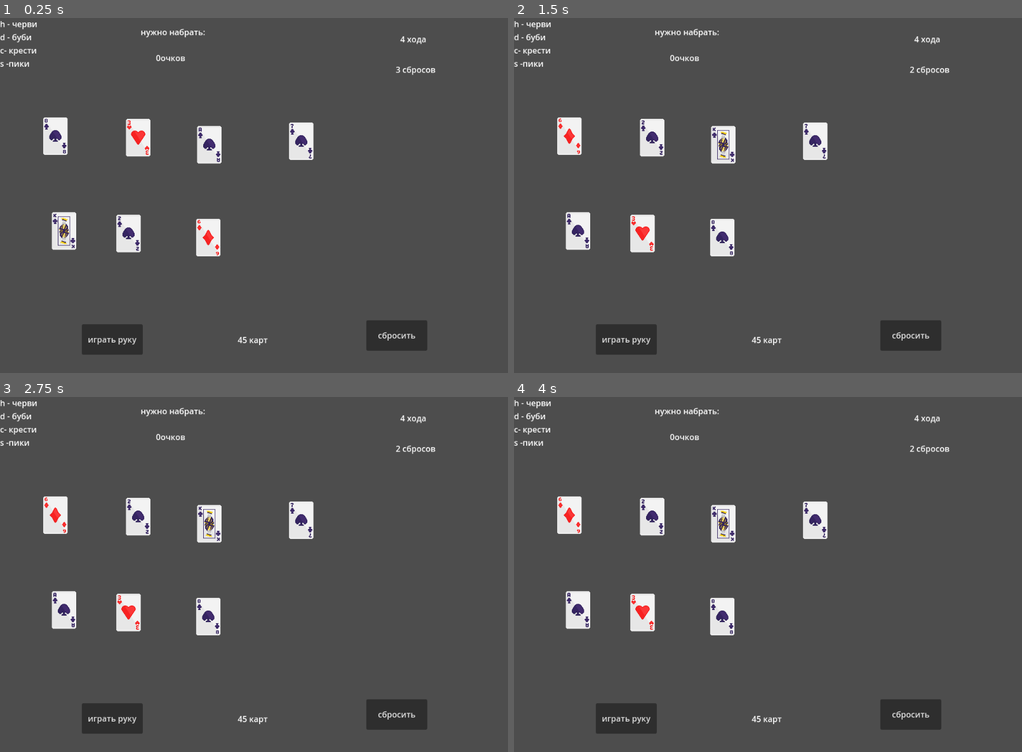
Above: before the commit, frames 1-4 (two rows, left to right).
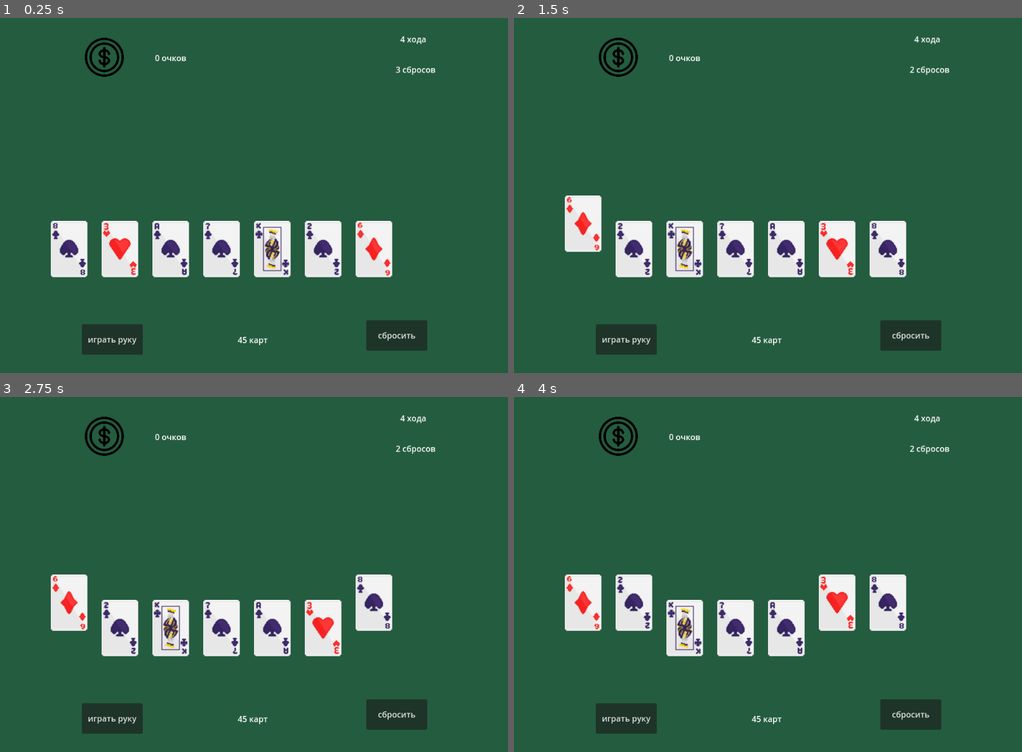
Above: after the commit, the same moments.

Repository: veingoos/shapito
Game: Godot game, scene res://game.tscn
Same seed, same stepped clock (60 frames per second), same inputs: the game is played once before the commit and once after it.
Inputs (mouse positions are in pixels of both pictures, inside the frame that each line leads up to; where the layout moved, square brackets give the same spot in the first picture):
- Up to frame 1 (0.25 s): no input
- Up to frame 2 (1.5 s): click "сбросить" at 0.5 s; click (590, 248) [574, 135] at 1.25 s
- Up to frame 3 (2.75 s): click (381, 627) [213, 617] at 2 s
- Up to frame 4 (4 s): click (641, 627) [656, 517] at 2.75 s; click (844, 627) [646, 613] at 3.5 s

The runs differ from the first frame. In frame 1, 97% of the frame differs, in the area x 0-100%, y 0-100%; in frame 2, 97%; in frame 3, 97%; in frame 4, 97%.

Commit message:
texturing
hd

Diff:
--- a/test/Game.gd
+++ b/test/Game.gd
@@ -3,13 +3,13 @@
 @onready var test = $Button
 
 
-@onready var Card_1 = $Card_1
-@onready var Card_2 = $Card_2
-@onready var Card_3 = $Card_3
-@onready var Card_4 = $Card_4
-@onready var Card_5 = $Card_5
-@onready var Card_6 = $Card_6
-@onready var Card_7 = $Card_7
+@onready var Card_1 = $ColorRect/Card_1
+@onready var Card_2 = $ColorRect/Card_2
+@onready var Card_3 = $ColorRect/Card_3
+@onready var Card_4 = $ColorRect/Card_4
+@onready var Card_5 = $ColorRect/Card_5
+@onready var Card_6 = $ColorRect/Card_6
+@onready var Card_7 = $ColorRect/Card_7
 
 @onready var card_1_pressed: bool = false
 @onready var card_2_pressed: bool = false
@@ -19,14 +19,14 @@
 @onready var card_6_pressed: bool = false
 @onready var card_7_pressed: bool = false
 
-@onready var Play_Hand = $Play_Hand
-@onready var Discard = $Discard
-
-@onready var My_Account = $My_Account
-@onready var Required_Account = $Required_Account
-@onready var Deck = $Deck
-@onready var Move = $Move
-@onready var Reset = $Reset
+@onready var Play_Hand = $ColorRect/Play_Hand
+@onready var Discard = $ColorRect/Discard
+
+@onready var My_Account = $ColorRect/My_Account
+@onready var Required_Account = $ColorRect/Required_Account
+@onready var Deck = $ColorRect/Deck
+@onready var Move = $ColorRect/Move
+@onready var Reset = $ColorRect/Reset
 
 var deck = []
 var hand = []
@@ -284,11 +284,8 @@
 				_total_account += i[0]
 
 
-
-
 	for ind in indices:
 		_total_account += rank_order[str(ind["rank"])]
-
 	_total_account *= combo
 	Record.my_account = Record.my_account + _total_account
 
@@ -299,7 +296,15 @@
 	hand = deal_hand(deck)
 
 	Deck.text = str(deck.size()) + " карт"
-	My_Account.text = str(Record.my_account) + "очков"
+	My_Account.text = str(Record.my_account) + " очков"
+
+	$ColorRect/Card_1.position.y = 400
+	$ColorRect/Card_2.position.y = 400
+	$ColorRect/Card_3.position.y = 400
+	$ColorRect/Card_4.position.y = 400
+	$ColorRect/Card_5.position.y = 400
+	$ColorRect/Card_6.position.y = 400
+	$ColorRect/Card_7.position.y = 400
 
 	var card_1_texture = load("res://texturecards/"+str(hand[0]["imgcard"])+".png")
 	var card_2_texture = load("res://texturecards/"+str(hand[1]["imgcard"])+".png")
@@ -401,6 +406,14 @@
 		print("Сбросов нет")
 		pass
 
+	$ColorRect/Card_1.position.y = 400
+	$ColorRect/Card_2.position.y = 400
+	$ColorRect/Card_3.position.y = 400
+	$ColorRect/Card_4.position.y = 400
+	$ColorRect/Card_5.position.y = 400
+	$ColorRect/Card_6.position.y = 400
+	$ColorRect/Card_7.position.y = 400
+
 	var card_1_texture = load("res://texturecards/"+str(hand[0]["imgcard"])+".png")
 	var card_2_texture = load("res://texturecards/"+str(hand[1]["imgcard"])+".png")
 	var card_3_texture = load("res://texturecards/"+str(hand[2]["imgcard"])+".png")
@@ -439,6 +452,14 @@
 	deck = shuffle_deck(deck)
 	hand = deal_hand(deck)
 
+	$ColorRect/Card_1.position.y = 400
+	$ColorRect/Card_2.position.y = 400
+	$ColorRect/Card_3.position.y = 400
+	$ColorRect/Card_4.position.y = 400
+	$ColorRect/Card_5.position.y = 400
+	$ColorRect/Card_6.position.y = 400
+	$ColorRect/Card_7.position.y = 400
+
 	var card_1_texture = load("res://texturecards/"+str(hand[0]["imgcard"])+".png")
 	var card_2_texture = load("res://texturecards/"+str(hand[1]["imgcard"])+".png")
 	var card_3_texture = load("res://texturecards/"+str(hand[2]["imgcard"])+".png")
@@ -459,7 +480,7 @@
 	Reset.text = str(reset) + " сбросов"
 
 	Deck.text = str(deck.size()) + " карт"
-	My_Account.text = str(Record.my_account) + "очков"
+	My_Account.text = str(Record.my_account) + " очков"
 
 func _if_button_pressed(button_index: int):
 	match button_index:
@@ -467,70 +488,84 @@
 			if card_1_pressed:
 				print(hand[0]["suit"],hand[0]["rank"],hand[0]["imgcard"])
 				card_1_pressed = false
+				$ColorRect/Card_1.position.y += 50
 				pressed -= 1
 				print(pressed)
 			else:
 				card_1_pressed = true
+				$ColorRect/Card_1.position.y -= 50
 				pressed += 1
 				print(pressed)
 		2:
 			if card_2_pressed:
 				print(hand[1]["suit"],hand[1]["rank"],hand[1]["imgcard"])
 				card_2_pressed = false
+				$ColorRect/Card_2.position.y += 50
 				pressed -= 1
 				print(pressed)
 			else:
 				card_2_pressed = true
+				$ColorRect/Card_2.position.y -= 50
 				pressed += 1
 				print(pressed)
 		3:
 			if card_3_pressed:
 				print(hand[2]["suit"],hand[2]["rank"],hand[2]["imgcard"])
 				card_3_pressed = false
+				$ColorRect/Card_3.position.y += 50
 				pressed -= 1
 				print(pressed)
 			else:
 				card_3_pressed = true
+				$ColorRect/Card_3.position.y -= 50
 				pressed += 1
 				print(pressed)
 		4:
 			if card_4_pressed:
 				print(hand[3]["suit"],hand[3]["rank"],hand[3]["imgcard"])
 				card_4_pressed = false
+				$ColorRect/Card_4.position.y += 50
 				pressed -= 1
 				print(pressed)
 			else:
 				card_4_pressed = true
+				$ColorRect/Card_4.position.y -= 50
 				pressed += 1
 				print(pressed)
 		5:
 			if card_5_pressed:
 				print(hand[4]["suit"],hand[4]["rank"],hand[4]["imgcard"])
 				card_5_pressed = false
+				$ColorRect/Card_5.position.y += 50
 				pressed -= 1
 				print(pressed)
 			else:
 				card_5_pressed = true
+				$ColorRect/Card_5.position.y -= 50
 				pressed += 1
 				print(pressed)
 		6:
 			if card_6_pressed:
 				print(hand[5]["suit"],hand[5]["rank"],hand[5]["imgcard"])
 				card_6_pressed = false
+				$ColorRect/Card_6.position.y += 50
 				pressed -= 1
 				print(pressed)
 			else:
 				card_6_pressed = true
+				$ColorRect/Card_6.position.y -= 50
 				pressed += 1
 				print(pressed)
 		7:
 			if card_7_pressed:
 				print(hand[6]["suit"],hand[6]["rank"],hand[6]["imgcard"])
 				card_7_pressed = false
+				$ColorRect/Card_7.position.y += 50
 				pressed -= 1
 				print(pressed)
 			else:
 				card_7_pressed = true
+				$ColorRect/Card_7.position.y -= 50
 				pressed += 1
 				print(pressed)
 		8:
--- a/test/Record.gd
+++ b/test/Record.gd
@@ -1,5 +1,6 @@
 extends Node
 
+var Recuired_Account: int = 300
 var my_account: int = 0
 var money: int = 0
-var jokers = [[4,"Hearts"],[2,"Clubs"],[1,"Spades"],[3,"Diamonds"]]
+var jokers = []
--- a/test/game.tscn
+++ b/test/game.tscn
@@ -1,41 +1,113 @@
-[gd_scene load_steps=2 format=3 uid="uid://dstqc5agwgox3"]
+[gd_scene load_steps=3 format=3 uid="uid://dstqc5agwgox3"]
 
 [ext_resource type="Script" uid="uid://7egkv0utp30f" path="res://Game.gd" id="1_80nbo"]
+[ext_resource type="Texture2D" uid="uid://de7iqprgigjin" path="res://2933038.png" id="2_e2o6t"]
 
 [node name="game" type="Node"]
 script = ExtResource("1_80nbo")
 
-[node name="Play_Hand" type="Button" parent="."]
+[node name="ColorRect" type="ColorRect" parent="."]
+anchors_preset = 15
+anchor_right = 1.0
+anchor_bottom = 1.0
+grow_horizontal = 2
+grow_vertical = 2
+color = Color(0.14161164, 0.35989624, 0.2520681, 1)
+
+[node name="Play_Hand" type="Button" parent="ColorRect"]
+layout_mode = 0
 offset_left = 161.0
 offset_top = 604.0
 offset_right = 281.0
 offset_bottom = 664.0
 text = "играть руку"
 
-[node name="Discard" type="Button" parent="."]
+[node name="Discard" type="Button" parent="ColorRect"]
+layout_mode = 0
 offset_left = 721.0
 offset_top = 596.0
 offset_right = 841.0
 offset_bottom = 656.0
 text = "сбросить"
 
-[node name="My_Account" type="Label" parent="."]
-offset_left = 150.0
-offset_top = 67.0
-offset_right = 523.0
-offset_bottom = 113.0
-text = "ваши очки:"
+[node name="Card_7" type="TextureButton" parent="ColorRect"]
+layout_mode = 0
+offset_left = 700.0
+offset_top = 400.0
+offset_right = 766.0
+offset_bottom = 462.0
+scale = Vector2(1.5, 1.5)
+
+[node name="Card_6" type="TextureButton" parent="ColorRect"]
+layout_mode = 0
+offset_left = 600.0
+offset_top = 400.0
+offset_right = 666.0
+offset_bottom = 462.0
+scale = Vector2(1.5, 1.5)
+
+[node name="Card_5" type="TextureButton" parent="ColorRect"]
+layout_mode = 0
+offset_left = 500.0
+offset_top = 400.0
+offset_right = 566.0
+offset_bottom = 462.0
+scale = Vector2(1.5, 1.5)
+
+[node name="Card_4" type="TextureButton" parent="ColorRect"]
+layout_mode = 0
+offset_left = 400.0
+offset_top = 400.0
+offset_right = 466.0
+offset_bottom = 462.0
+scale = Vector2(1.5, 1.5)
+
+[node name="Card_3" type="TextureButton" parent="ColorRect"]
+layout_mode = 0
+offset_left = 300.0
+offset_top = 400.0
+offset_right = 366.0
+offset_bottom = 462.0
+scale = Vector2(1.5, 1.5)
+
+[node name="Card_2" type="TextureButton" parent="ColorRect"]
+layout_mode = 0
+offset_left = 200.0
+offset_top = 400.0
+offset_right = 265.99976
+offset_bottom = 462.0
+scale = Vector2(1.5, 1.5)
+
+[node name="Card_1" type="TextureButton" parent="ColorRect"]
+layout_mode = 0
+offset_left = 100.0
+offset_top = 400.0
+offset_right = 166.00005
+offset_bottom = 462.0
+scale = Vector2(1.5, 1.5)
+
+[node name="Reset" type="Label" parent="ColorRect"]
+layout_mode = 0
+offset_left = 726.0
+offset_top = 76.0
+offset_right = 911.0
+offset_bottom = 128.0
+text = "сбросов"
 horizontal_alignment = 1
+vertical_alignment = 1
 
-[node name="Required_Account" type="Label" parent="."]
-offset_left = 158.0
-offset_top = 16.0
-offset_right = 525.0
-offset_bottom = 55.0
-text = "нужно набрать:"
+[node name="Move" type="Label" parent="ColorRect"]
+layout_mode = 0
+offset_left = 733.0
+offset_top = 22.0
+offset_right = 896.0
+offset_bottom = 61.0
+text = "ходов"
 horizontal_alignment = 1
+vertical_alignment = 1
 
-[node name="Deck" type="Label" parent="."]
+[node name="Deck" type="Label" parent="ColorRect"]
+layout_mode = 0
 offset_left = 308.0
 offset_top = 605.0
 offset_right = 688.0
@@ -44,70 +116,20 @@
 horizontal_alignment = 1
 vertical_alignment = 1
 
-[node name="Label" type="Label" parent="."]
-offset_right = 73.0
-offset_bottom = 160.0
-text = "h - черви
-d - буби
-c- крести
-s -пики"
+[node name="My_Account" type="Label" parent="ColorRect"]
+layout_mode = 0
+offset_left = 150.0
+offset_top = 67.0
+offset_right = 523.0
+offset_bottom = 113.0
+text = "ваши очки:"
+horizontal_alignment = 1
 
-[node name="Move" type="Label" parent="."]
-offset_left = 733.0
-offset_top = 22.0
-offset_right = 896.0
-offset_bottom = 61.0
-text = "ходов"
-horizontal_alignment = 1
-vertical_alignment = 1
-
-[node name="Reset" type="Label" parent="."]
-offset_left = 726.0
-offset_top = 76.0
-offset_right = 911.0
-offset_bottom = 128.0
-text = "сбросов"
-horizontal_alignment = 1
-vertical_alignment = 1
-
-[node name="Card_1" type="TextureButton" parent="."]
-offset_left = 85.0
-offset_top = 196.0
-offset_right = 151.0
-offset_bottom = 258.0
-
-[node name="Card_2" type="TextureButton" parent="."]
-offset_left = 248.0
-offset_top = 199.0
-offset_right = 314.0
-offset_bottom = 261.0
-
-[node name="Card_3" type="TextureButton" parent="."]
-offset_left = 388.0
-offset_top = 213.0
-offset_right = 454.0
-offset_bottom = 275.0
-
-[node name="Card_4" type="TextureButton" parent="."]
-offset_left = 569.0
-offset_top = 206.0
-offset_right = 643.0
-offset_bottom = 276.0
-
-[node name="Card_5" type="TextureButton" parent="."]
-offset_left = 102.0
-offset_top = 383.0
-offset_right = 168.0
-offset_bottom = 445.0
-
-[node name="Card_6" type="TextureButton" parent="."]
-offset_left = 229.0
-offset_top = 388.0
-offset_right = 295.0
-offset_bottom = 450.0
-
-[node name="Card_7" type="TextureButton" parent="."]
-offset_left = 386.0
-offset_top = 396.0
-offset_right = 452.0
-offset_bottom = 458.0
+[node name="TextureButton" type="TextureButton" parent="ColorRect"]
+layout_mode = 0
+offset_left = 167.00002
+offset_top = 39.0
+offset_right = 679.0
+offset_bottom = 551.0
+scale = Vector2(0.15, 0.15)
+texture_normal = ExtResource("2_e2o6t")
Binary file added: test/2933038.png
Not shown, added: test/2933038.png.import
